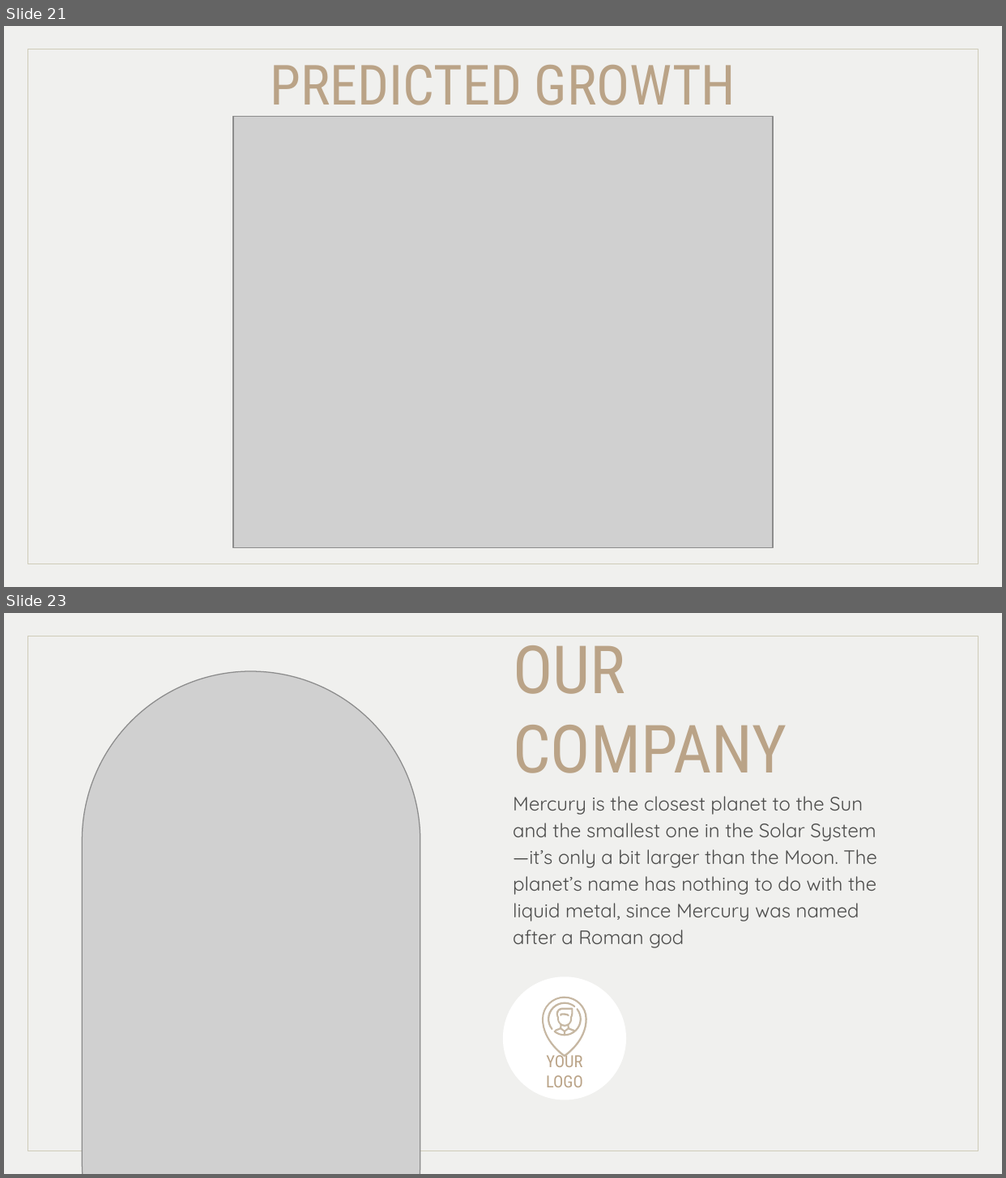
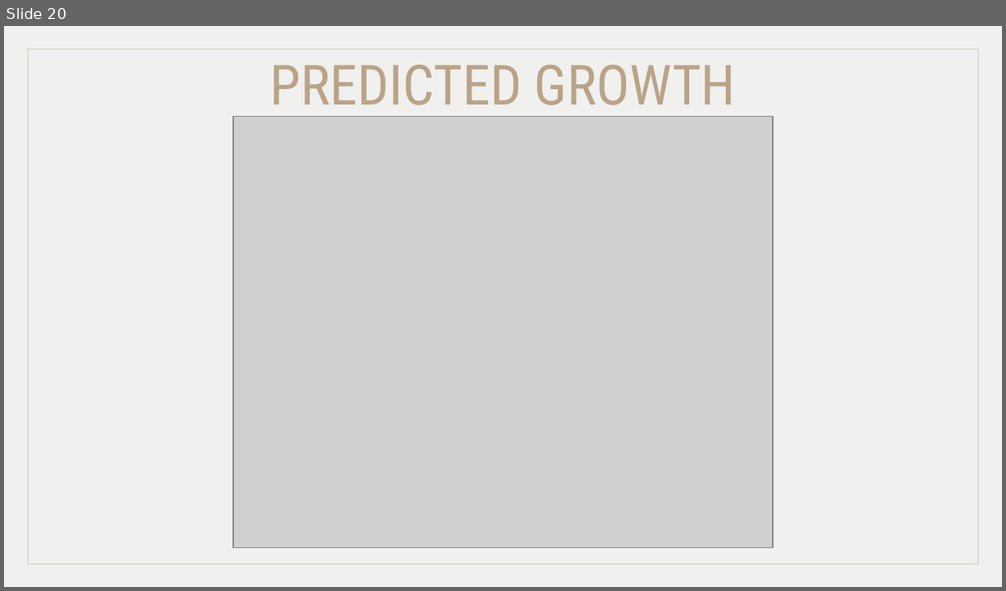
Before and after one commit to MiraPhilip12/Graduation_Project_ESLSCA, a slide deck: Milestone 5/Milestone5_Testing&Evaluation.pptx. Shown one above the other, each under a label of ours: slides 21 and 23 before the commit, slide 20 after it; the slides between them are not shown. The pictures are 1006x1178 and 1006x591 pixels, drawn with LibreOffice and Linux fonts; fonts in the diff are those of the drawing; grey boxes stand for pictures. Boxes give left, top, right and bottom in pixels: in the first picture for what was removed or moved away, otherwise in the second. Text is boxed around its words. In the diff, an @@ line names an element or a change of style, - is before the commit and + after.

```diff
--- a/Milestone 5/Milestone5_Testing&Evaluation.pptx
+++ b/Milestone 5/Milestone5_Testing&Evaluation.pptx
@@ slide 23 removed at box(4, 613, 1002, 1174), background #F0F0EE; not listed: 1 template element that a slide beside it also shows @@
@@ title removed at box(513, 636, 786, 773) @@
-OUR COMPANY
@@ picture removed at box(82, 672, 420, 1174) @@
@@ text removed at box(513, 796, 876, 948) @@
-Mercury is the closest planet to the Sun and the smallest one in the Solar System—it’s only a bit larger than the Moon. The planet’s name has nothing to do with the liquid metal, since Mercury was named after a Roman god
@@ ellipse removed at box(503, 977, 627, 1101) @@
@@ group removed at box(542, 996, 586, 1057): 4 freeform shapes @@
@@ title removed at box(546, 1052, 583, 1088) @@
-YOUR LOGO
@@ what was slide 21 is now slide 20 @@
```
Also in this commit, not shown: 5 slides changed, 24 other slides removed, 2 other files.
